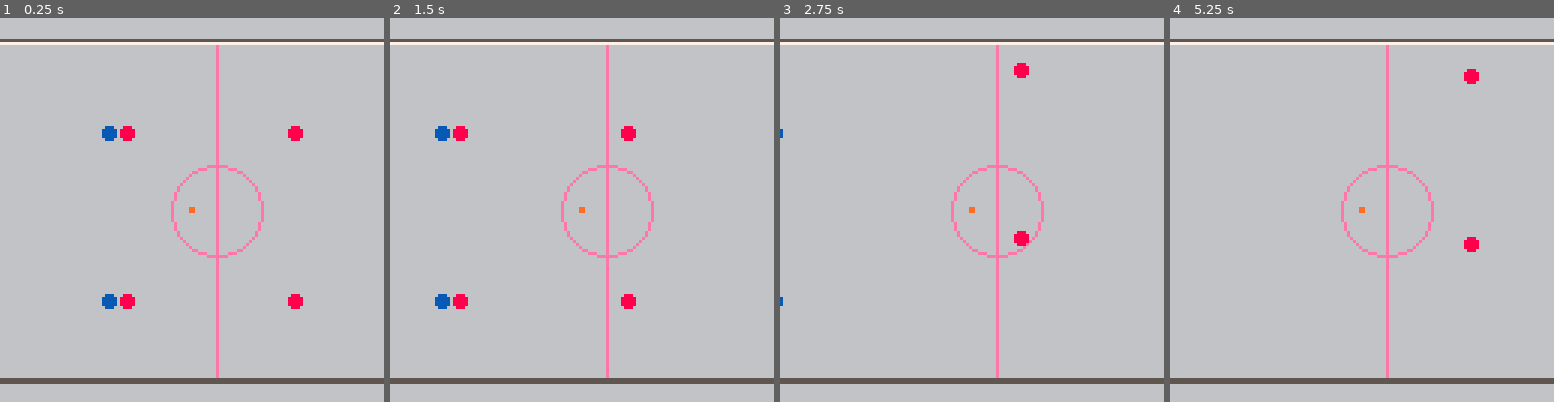
Above: before the commit, frames 1-4 (left to right).
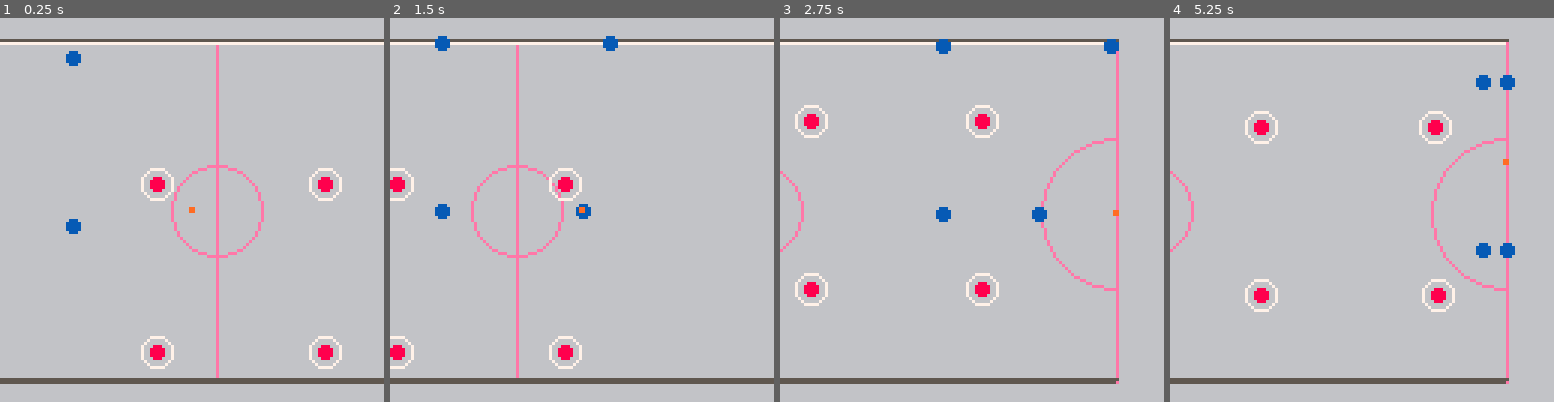
Above: after the commit, the same moments.

Repository: ironchestgames/pico-8-carts
Game: PICO-8 cartridge bandy.p8
Two runs of this game, one before a commit and one after it. Both use one fixed random seed, a clock stepped at 60 frames per second and the inputs below.
Inputs:
- Up to frame 1 (0.25 s): no input
- Up to frame 2 (1.5 s): tap X (X key) at 0.33, 1.07 s; tap O (Z key) at 0.7 s
- Up to frame 3 (2.75 s): hold Right 1.6-2.1 s; tap O (Z key) at 1.7, 2.1, 2.5 s; tap X (X key) at 1.85 s; hold Up 2.15-2.42 s; hold Right from 2.47 s (still down)
- Up to frame 4 (5.25 s): tap O (Z key) every 0.4 s from 2.9 to 4.9 s; tap X (X key) at 2.97, 4.08, 5.2 s; release Right at 3.03 s; hold Left 3.08-3.58 s; hold Down 3.63-3.97 s; hold Right 4.02-4.68 s; hold Up 4.73-5.03 s; hold Left from 5.08 s (still down)

The runs differ from the first frame. In frame 1, 2.2% of the frame differs, in the area x 17-90%, y 8-92%; in frame 2, 4.6%; in frame 3, 4.7%, in the area x 0-100%, y 5-96%; in frame 4, 4.7%.

Commit message:
bandy - add basic ai

Diff:
--- a/bandy.p8
+++ b/bandy.p8
@@ -16,32 +16,44 @@
  return sqrt(dx*dx+dy*dy)*10
 end
 
-function sortony(_t)
+function sorton(_t,_key)
  for _i=1,#_t do
   local _j = _i
-  while _j > 1 and _t[_j-1].y > _t[_j].y do
+  while _j > 1 and _t[_j-1][_key] > _t[_j][_key] do
    _t[_j],_t[_j-1]=_t[_j-1],_t[_j]
    _j=_j-1
   end
  end
 end
 
-local players={
- {},
- {},
- -- {ai=true},
-}
-
-function mybtn(_i,_p)
- if players[_p+1].ai then
-  return nil -- todo: ai here
- else
-  return btn(_i,_p)
+function reverse(_t)
+ for _i=1,flr(#_t/2) do
+  local _i2=#_t-(_i-1)
+  _t[_i],_t[_i2]=_t[_i2],_t[_i]
+ end
+end
+
+function getteamballowner(_team)
+ for _guy in all(_team) do
+  if _guy.hasball then
+   return _guy
+  end
+ end
+end
+
+function getballowner()
+ for _team in all(teams) do
+  for _guy in all(_teams) do
+   if _guy.hasball then
+    return _guy
+   end
+  end
  end
 end
 
 function drawteam1(_guy)
  circfill(_guy.x,_guy.y,2,8)
+ circ(_guy.x,_guy.y,5,7)
 end
 
 function drawteam2(_guy)
@@ -63,7 +75,7 @@
 local teams={
  {
   a=.5,
-  targetx=16,
+  targetx=courtleft,
   {x=0,y=0,a=.5,draw=drawteam1},
   {x=56,y=0,a=.5,draw=drawteam1},
   {x=56,y=56,a=.5,draw=drawteam1},
@@ -71,7 +83,7 @@
  },
  {
   a=.5,
-  targetx=16+courtw,
+  targetx=courtright,
   {x=0,y=0,a=.5,draw=drawteam2},
   {x=56,y=0,a=.5,draw=drawteam2},
   {x=56,y=56,a=.5,draw=drawteam2},
@@ -82,13 +94,13 @@
 targety=65
 
 for _guy in all(teams[1]) do
- _guy.x+=110
- _guy.y+=38
+ _guy.x+=120
+ _guy.y+=55
 end
 
 for _guy in all(teams[2]) do
- _guy.x+=48
- _guy.y+=38
+ _guy.x+=18
+ _guy.y+=28
 end
 
 defaultspd=1.2
@@ -101,12 +113,79 @@
  draw=drawball,
 }
 
+local players={
+ {},
+ {
+  ai=function(_player,_btn,_teamid)
+   local _team=teams[_teamid]
+   local _ballowner=getteamballowner(_team)
+   local _ballownerdisttogoal=999
+   local _ballchaser=nil
+
+   if _ballowner then
+    _ballownerdisttogoal=dist(_ballowner.x,_ballowner.y,_team.targetx,targety)
+
+   else
+    _ballchaser=nil
+    local _nearestlen=999
+    for _guy in all(_team) do
+     local _dist=dist(ball.x,ball.y,_guy.x,_guy.y)
+     if _dist < _nearestlen then
+      _nearestlen=_dist
+      _ballchaser=_guy
+     end
+    end
+   end
+
+   if _btn == 4 and _ballowner and _ballownerdisttogoal < 42 then
+    if not _team.chargingshot then
+     return true
+    else
+     return nil
+    end
+   end
+
+   if _btn == 1 and _ballowner and _ballownerdisttogoal > 16 then
+    return true
+   end
+
+   if _ballchaser then
+    if _btn == 0 and _ballchaser.x > ball.x then
+     return true
+    end
+
+    if _btn == 1 and _ballchaser.x < ball.x then
+     return true
+    end
+
+    if _btn == 2 and _ballchaser.y > ball.y then
+     return true
+    end
+
+    if _btn == 3 and _ballchaser.y < ball.y then
+     return true
+    end
+   end
+
+  end,
+ },
+}
+
+function mybtn(_i,_p)
+ local _player=players[_p]
+ if _player.ai then
+  return _player.ai(_player,_i,_p)
+ else
+  return btn(_i,_p-1)
+ end
+end
+
 
 function _update60()
 
  -- input
- for _player=0,1 do
-  local _team=teams[_player+1]
+ for _player=1,2 do
+  local _team=teams[_player]
   local _teamdx,_teamdy=0,0
   local _lastskating=_team.skating
   _team.skating=nil
@@ -139,73 +218,89 @@
 
   -- pass
   local _passbtndown=mybtn(5,_player)
-  if _passbtndown and not _team.ballsprinting then
-   for _guy in all(_team) do
-    if _guy.hasball then
-     _team.ballsprinting=true
-    end
-   end
-  elseif _team.ballsprinting and not _passbtndown then
-   _team.ballsprinting=nil
-   for _guy in all(_team) do
-    if _guy.hasball then
-     ball.spd=6
-     ball.x=_guy.x+cos(_team.a)*8
-     ball.y=_guy.y+sin(_team.a)*8
-
-     local _px=cos(_team.a)*52
-     local _py=sin(_team.a)*52
-     local _nearestlen=999
-     local _nearestguy=nil
-     for _other in all(_team) do
-      local _dist=dist(_guy.x+_px,_guy.y+_py,_other.x,_other.y)
-      if _other != _guy and _dist < _nearestlen then
-       _nearestlen=_dist
-       _nearestguy=_other
+  local _ballowner=getteamballowner(_team)
+  if _ballowner then
+   if _passbtndown and not _team.ballsprinting then
+    _team.ballsprinting=true
+   elseif _team.ballsprinting and not _passbtndown then
+    _team.ballsprinting=nil
+
+    ball.spd=6
+    ball.x=_ballowner.x+cos(_team.a)*8
+    ball.y=_ballowner.y+sin(_team.a)*8
+
+    local _px=cos(_team.a)*52
+    local _py=sin(_team.a)*52
+    local _nearestlen=999
+    local _nearestguy=nil
+    for _other in all(_team) do
+     local _dist=dist(_ballowner.x+_px,_ballowner.y+_py,_other.x,_other.y)
+     if _other != _ballowner and _dist < _nearestlen then
+      _nearestlen=_dist
+      _nearestguy=_other
+     end
+    end
+    _team.passpoint={x=_px,y=_py}
+    ball.a=atan2(_nearestguy.x-ball.x,_nearestguy.y-ball.y)
+    _ballowner.hasball=nil
+   end
+
+  else
+   _team.spreadsprinting=_passbtndown
+  end
+
+  -- shoot/steal
+  local _shootbtndown=mybtn(4,_player)
+  local _ballowner=getteamballowner(_team)
+  if _ballowner then
+   if _shootbtndown and not _team.chargingshot then
+    _team.chargingshot=true
+
+   elseif _team.chargingshot and not _shootbtndown then
+    _team.chargingshot=nil
+    local _ballowner=getteamballowner(_team)
+    if _ballowner then
+     ball.a=atan2(_team.targetx-ball.x,targety-ball.y)
+     ball.spd=5
+     ball.x=_ballowner.x+cos(ball.a)*8
+     ball.y=_ballowner.y+sin(ball.a)*8
+     _ballowner.hasball=nil
+    end
+   else
+
+    if _shootbtndown then
+     local _opponentballowner=getballowner()
+     if _opponentballowner then
+      _team.steal=true
+      for _guy in all(_team) do
+       if dist(_guy.x,_guy.y,_opponentballowner.x,_opponentballowner.y) < 5 then
+        _guy.hasball=true
+        _opponentballowner.hasball=nil
+       end
       end
      end
-     _team.passpoint={x=_px,y=_py}
-     ball.a=atan2(_nearestguy.x-ball.x,_nearestguy.y-ball.y)
-     _guy.hasball=nil
-    end
-   end
-  end
-
-  -- shoot/tackle
-  local _shootbtndown=mybtn(4,_player)
-  if _shootbtndown and not _team.chargingshot then
-   for _guy in all(_team) do
-    if _guy.hasball then
-     _team.chargingshot=true
-     break
-    end
-   end
-   if not _team.chargingshot then
-    for _guy in all(_team) do
-     -- todo: tackle
-    end
-   end
-  elseif _team.chargingshot and not _shootbtndown then
-   _team.chargingshot=nil
-   for _guy in all(_team) do
-    if _guy.hasball then
-     ball.a=atan2(_team.targetx-ball.x,targety-ball.y)
-     ball.spd=8
-     ball.x=_guy.x+cos(ball.a)*8
-     ball.y=_guy.y+sin(ball.a)*8
-     _guy.hasball=nil
-     break
-    end
-   end
-  end
-
+
+    else
+     _team.steal=nil
+    end
+
+   end
+  end
  end
 
  -- move teams
  for _player=1,2 do
   local _team=teams[_player]
-  for _guy in all(_team) do
-
+  if _team.spreadsprinting then
+   sorton(_team,'x')
+
+   if _team.targetx > ball.x then
+    reverse(_team)
+   end
+  end
+
+  for _i=1,#_team do
+   local _guy=_team[_i]
    local _spd
 
    if _guy.hasball then
@@ -227,6 +322,10 @@
     end
    end
 
+   if _team.spreadsprinting then
+    _spd=_spd*(_i/10+1)
+   end
+
    local _nextx=_guy.x+cos(_team.a)*_spd
    local _nexty=_guy.y+sin(_team.a)*_spd
    for _other in all(_team) do
@@ -247,13 +346,11 @@
  -- update ball
  local _ballowner=nil
  for _player=1,2 do
-  local _team=teams[_player]
-  for _guy in all(_team) do
-   if _guy.hasball then
-    ball.x=_guy.x
-    ball.y=_guy.y
-    _ballowner=_guy
-   end
+  _ballowner=getteamballowner(teams[_player])
+  if _ballowner then
+   ball.x=_ballowner.x
+   ball.y=_ballowner.y
+   break
   end
  end
 
@@ -275,7 +372,7 @@
   for _player=1,2 do
    local _team=teams[_player]
    for _guy in all(_team) do
-    if dist(_guy.x,_guy.y,ball.x,ball.y) < 3 then
+    if dist(_guy.x,_guy.y,ball.x,ball.y) < 5 then
      _guy.hasball=true
      break
     end
@@ -317,7 +414,7 @@
  end
 
  add(_drawables,ball)
- sortony(_drawables)
+ sorton(_drawables,'y')
 
  for _drawable in all(_drawables) do
   _drawable.draw(_drawable)
